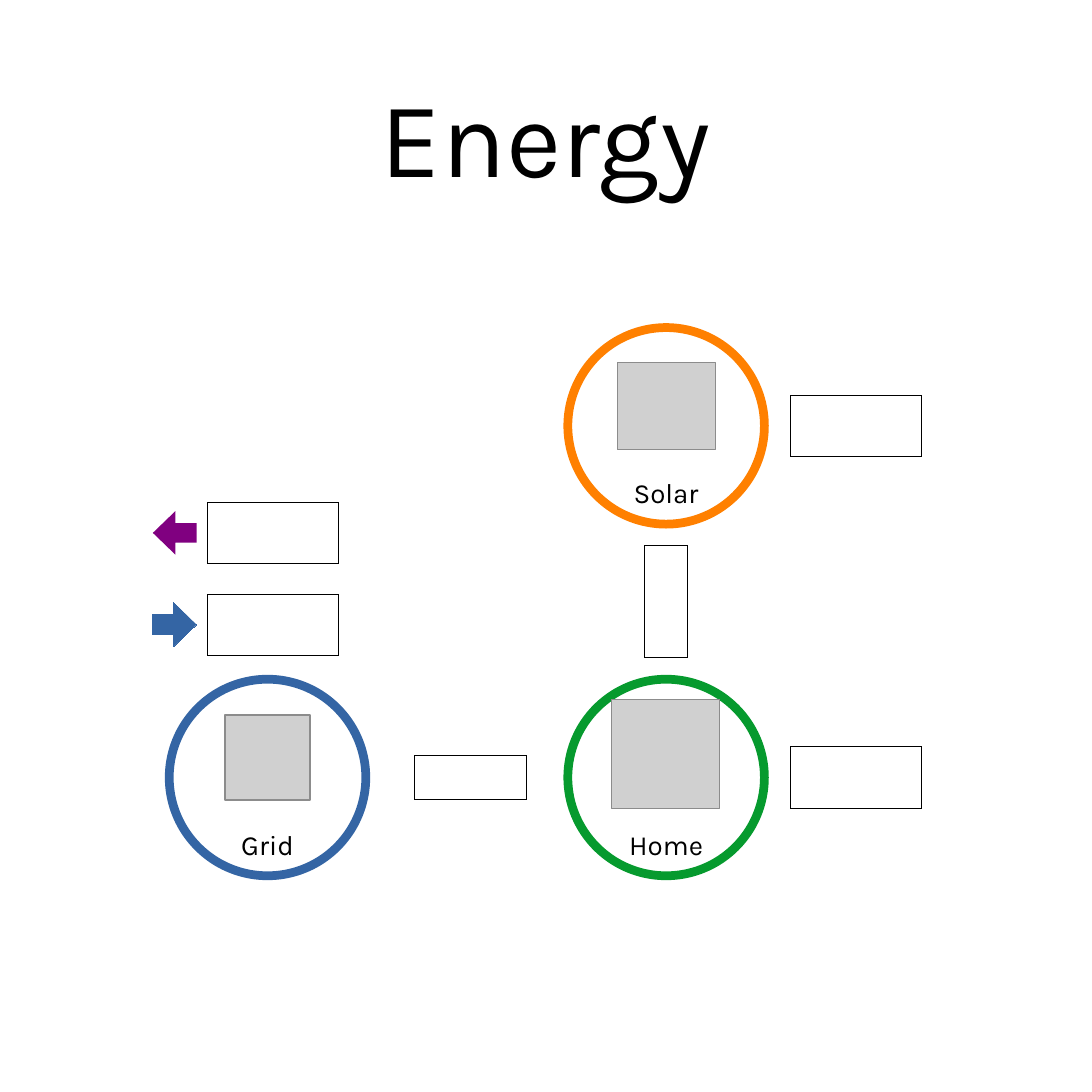
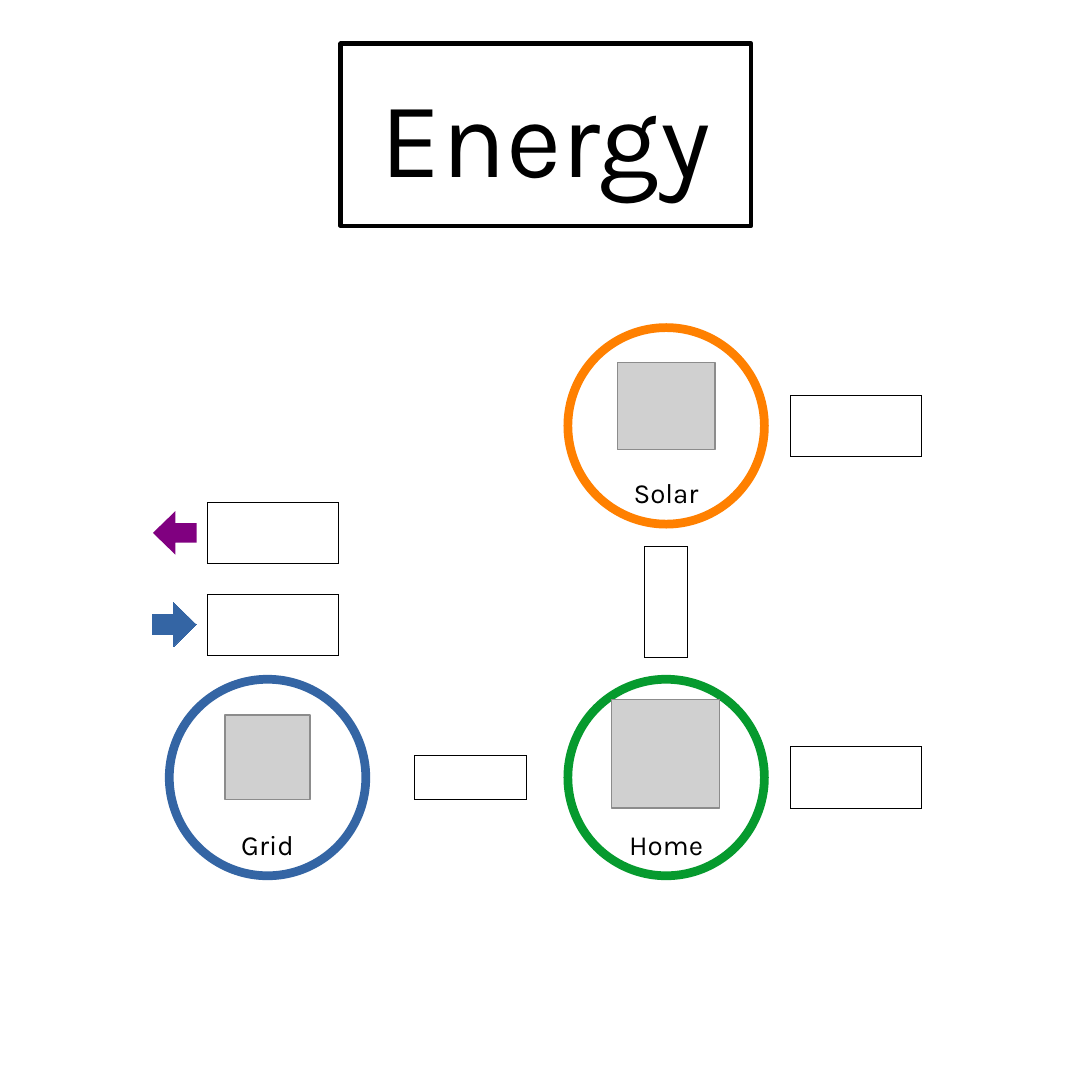
Before and after one commit to deosrc/home-assistant-physical-energy-panel, a slide deck: slide 1 of LayoutDesign.pptx. Drawn at 1092x1092 pixels with LibreOffice and Linux fonts; fonts in the diff are those of the drawing; grey boxes stand for pictures. Boxes give left, top, right and bottom in pixels: in the first picture for what was removed or moved away, otherwise in the second. Text is boxed around its words. In the diff, an @@ line names an element or a change of style, - is before the commit and + after.

```diff
--- a/LayoutDesign.pptx
+++ b/LayoutDesign.pptx
@@ rectangle "Energy": place and size @@
-rectangle "Energy" at (381, 109, 711, 203)
+rectangle "Energy" at (341, 43, 751, 225)
@@ rectangle "Energy" at (341, 43, 751, 225): outline none to #000000 2.83 pt @@
```
Also in this commit, not shown: 1 other slide changed.
